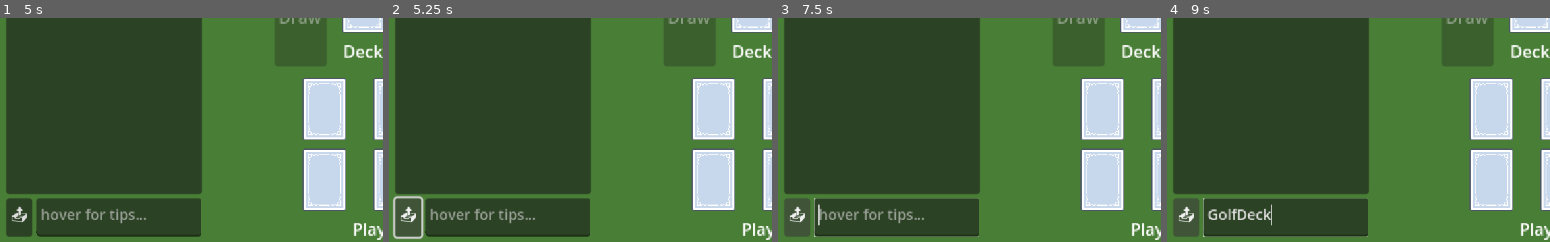
Above: before the commit, frames 1-4 (left to right).
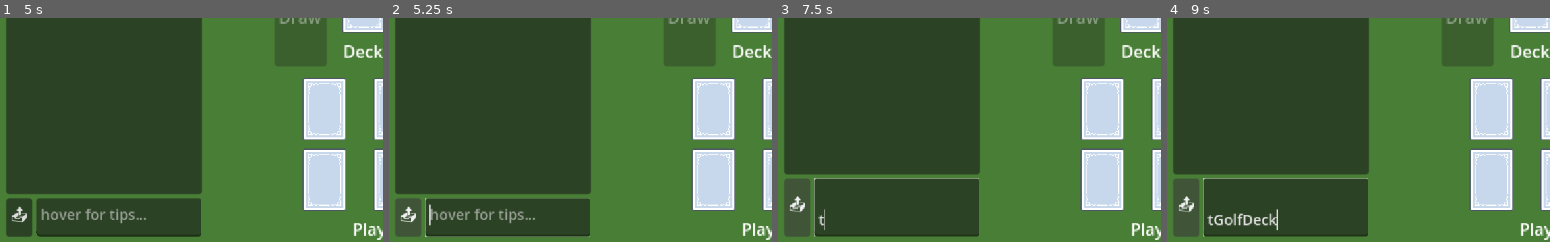
Above: after the commit, the same moments.

Repository: WonkyMic/golf_cards_godot
Game: Godot game, scene res://menu.tscn
Same seed, same stepped clock (60 frames per second), same inputs: the game is played once before the commit and once after it.
Inputs (mouse positions are % of the whole screen's width and height, from its top left):
- Up to frame 1 (5 s): click "Hotseat" at 0.5 s; click (16, 95) at 1.27 s; type "Alex" at 1.35 s; click "📤" at 2 s; click "Draw" at 2.75 s; click (48, 46) at 3.52 s; click (48, 46) at 4.27 s
- Up to frame 2 (5.25 s): click "📤" at 5 s
- Up to frame 3 (7.5 s): click (48, 46) at 5.77 s; click "📤" at 6.5 s; tap Enter at 7.25 s; hold T (type_focus) from 7.28 s (still down)
- Up to frame 4 (9 s): keep holding T (type_focus); type "Golf" at 8 s; type "Deck" at 8.75 s
The pictures show only the part of the screen within x 0-50%, y 50-100%; the shares and areas given below are measured in that part.

Frame 1 is identical in both runs. In frame 2, 0.7% of the frame differs, in the area x 1-53%, y 79-99%; in frame 3, 3.5%; in frame 4, 3.7%, in the area x 1-53%, y 69-98%.

Commit message:
fix 2-way message syncing

Diff:
--- a/chat_panel.gd
+++ b/chat_panel.gd
@@ -11,6 +11,7 @@
 	text_panel = $GridContainer/GridContainer/TextEdit
 	send_button = $GridContainer/GridContainer/SendButton
 
+
 func _process(delta: float) -> void:
 	# Exact button required, so ctrl+enter won't trigger a send but will add a new line.
 	if Input.is_action_pressed("send_message", true):
@@ -18,15 +19,22 @@
 	if Input.is_action_pressed("type_focus"):
 		text_panel.grab_focus()
 
+
 func _on_send_button_pressed() -> void:
-	var text := text_panel.text.strip_edges() # fetch and strip text from field
+	var text: String = text_panel.text.strip_edges() # fetch and strip text from field
 	text_panel.text = "" # clear text field
+	text_panel.grab_focus() # send focus back to text entry field
 
 	if text.length() == 0:
 		return # exit early if stripped text is empty
 
 	# TODO: add player name for line prefix
 
+	sendMessage.rpc(text)
+
+
+@rpc("any_peer", "call_local", "reliable")
+func sendMessage(text: String) -> void:
 	if message_panel.text.length() > 0:
 		text = "\n" + text # only prefix w/ line break if not first message
 
@@ -34,6 +42,5 @@
 
 	# TODO: track the player who responded last and break (separate?) when responding player changes
 
-	message_panel.text += text # append text
-
-	text_panel.grab_focus() # send focus back to text entry field
+	#incoming_text = text
+	message_panel.text += text
